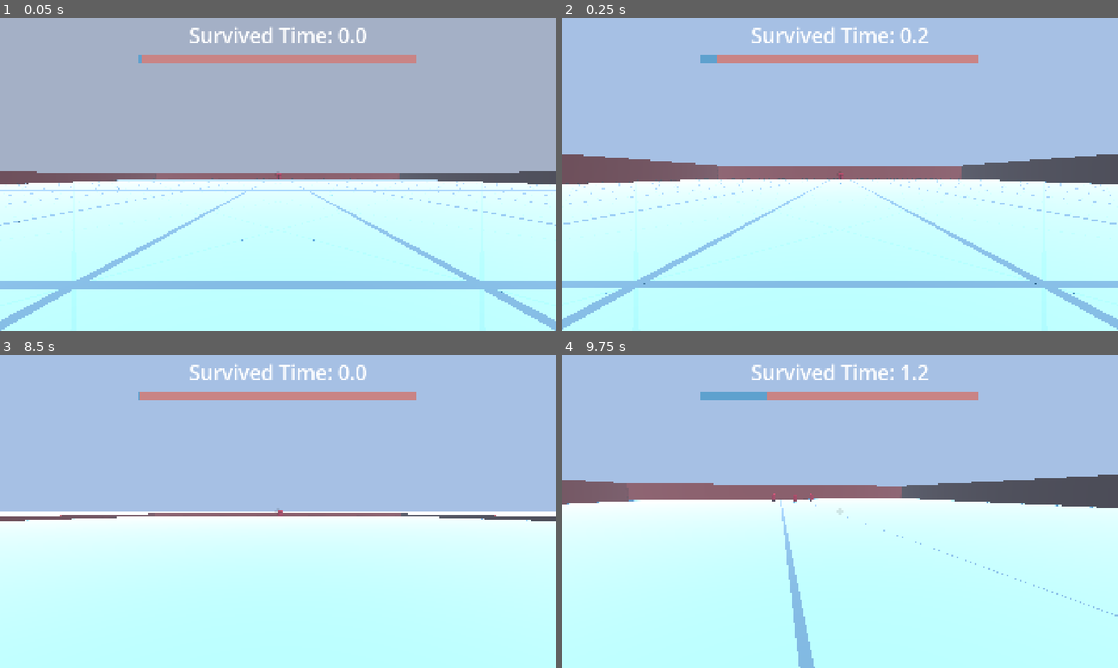
Above: before the commit, frames 1-4 (two rows, left to right).
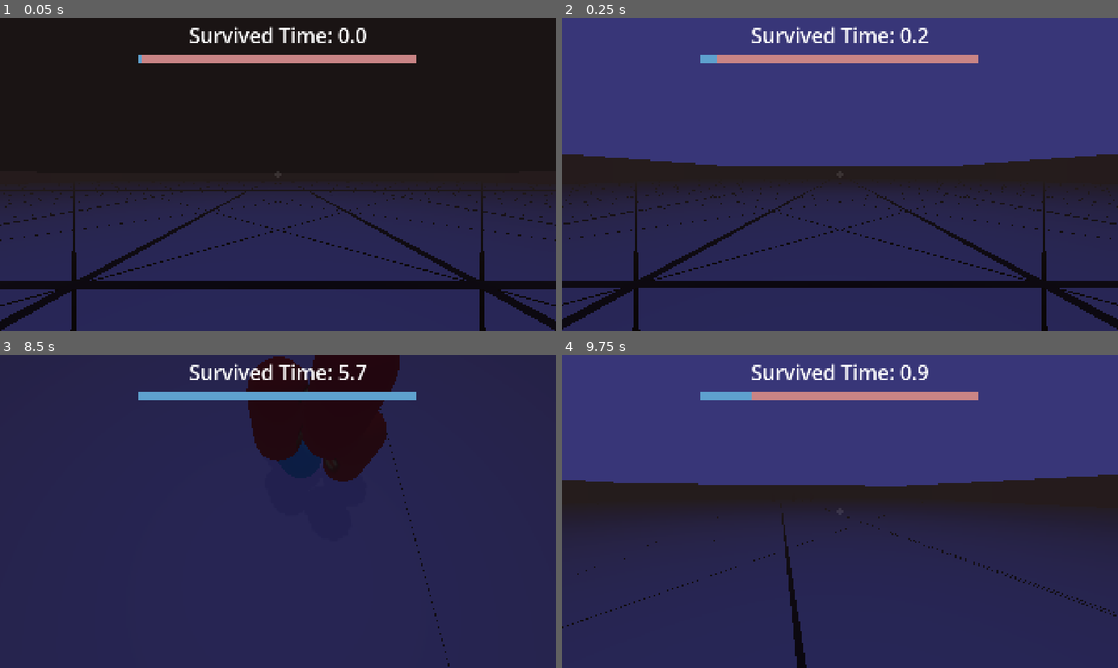
Above: after the commit, the same moments.

Repository: robotmaster/3d_game
Game: Godot game, scene res://scenes/main.tscn
Two runs of this game, one before a commit and one after it. Both use one fixed random seed, a clock stepped at 60 frames per second and the inputs below.
Inputs (mouse positions are in pixels of both pictures, inside the frame that each line leads up to):
- Up to frame 1 (0.05 s): no input
- Up to frame 2 (0.25 s): no input
- Up to frame 3 (8.5 s): move the mouse to (305, 511) at 0.52 s; hold W (forward) 0.53-5.78 s; click (305, 511) at 0.6 s; tap Space at 0.77, 1.52, 3.02, 3.77, 4.52, 6.02, 6.77, 7.52 s; move the mouse to (250, 511) at 1.27 s; tap Shift (sprint) every 1.5 s from 1.35 to 7.35 s; move the mouse to (289, 505) at 2.02 s; click (289, 505) at 2.1 s; move the mouse to (272, 517) at 2.77 s; move the mouse to (316, 514) at 3.52 s; click (316, 514) at 3.6 s; move the mouse to (233, 508) at 4.27 s; move the mouse to (283, 511) at 5.02 s; click (283, 511) at 5.1 s; move the mouse to (255, 505) at 5.77 s; hold D (right) 5.78-6.53 s; move the mouse to (305, 511) at 6.52 s; hold W (forward) from 6.53 s (still down); click (305, 511) at 6.6 s; move the mouse to (250, 511) at 7.27 s; move the mouse to (289, 505) at 8.02 s; click (289, 505) at 8.1 s
- Up to frame 4 (9.75 s): move the mouse to (834, 517) at 8.77 s; release W (forward) at 8.78 s; hold A (left) 8.78-9.53 s; tap Shift (sprint) at 8.85 s; tap Space at 9.02 s; move the mouse to (878, 514) at 9.52 s; hold W (forward) from 9.53 s (still down); click (878, 514) at 9.6 s

The runs differ from the first frame. In frame 1, 98% of the frame differs, in the area x 0-100%, y 0-100%; in frame 2, 98%; in frame 3, 100%; in frame 4, 98%.

Commit message:
added particles for wall highlight

Diff:
--- /dev/null
+++ b/3d-scary/scenes/highlight_line.tscn
@@ -0,0 +1,41 @@
+[gd_scene load_steps=7 format=3 uid="uid://c0t2f4oexnrf0"]
+
+[ext_resource type="Script" uid="uid://cg0rodfp8wigl" path="res://scripts/highlight_line.gd" id="1_iifvh"]
+
+[sub_resource type="PlaneMesh" id="PlaneMesh_xqmw7"]
+
+[sub_resource type="StandardMaterial3D" id="StandardMaterial3D_xqmw7"]
+
+[sub_resource type="StandardMaterial3D" id="StandardMaterial3D_iifvh"]
+transparency = 1
+vertex_color_use_as_albedo = true
+albedo_color = Color(1, 1, 1, 0.19607843)
+
+[sub_resource type="SphereMesh" id="SphereMesh_a74jw"]
+material = SubResource("StandardMaterial3D_iifvh")
+radius = 0.05
+height = 0.1
+
+[sub_resource type="Gradient" id="Gradient_iifvh"]
+colors = PackedColorArray(1, 1, 1, 1, 1, 1, 1, 0)
+
+[node name="HighlightLine" type="Node3D"]
+script = ExtResource("1_iifvh")
+
+[node name="LineMesh" type="MeshInstance3D" parent="."]
+mesh = SubResource("PlaneMesh_xqmw7")
+surface_material_override/0 = SubResource("StandardMaterial3D_xqmw7")
+
+[node name="Particles" type="CPUParticles3D" parent="."]
+transform = Transform3D(1, 0, 0, 0, 1, 0, 0, 0, 1, 0, -0.10777986, 0)
+amount = 100
+lifetime = 0.8
+mesh = SubResource("SphereMesh_a74jw")
+emission_shape = 3
+emission_box_extents = Vector3(1, 0, 1)
+direction = Vector3(0, 1, 0)
+spread = 0.0
+gravity = Vector3(0, 0.5, 0)
+initial_velocity_min = 0.8
+initial_velocity_max = 1.0
+color_ramp = SubResource("Gradient_iifvh")
--- a/3d-scary/scripts/global.gd
+++ b/3d-scary/scripts/global.gd
@@ -19,7 +19,7 @@
 
 
 var settings = {
-	"scary": false
+	"scary": true
 }
 
 func _ready() -> void:
--- /dev/null
+++ b/3d-scary/scripts/highlight_line.gd
@@ -0,0 +1,16 @@
+extends Node3D
+
+@onready var Floor : FloorType = get_node("/root/Main/Floor")
+
+# Called when the node enters the scene tree for the first time.
+func _ready() -> void:
+	$LineMesh.scale = Vector3(Floor.LINE_SIZE / 2, 1, Floor.TILE_SIZE / 2 + Floor.LINE_SIZE / 2)
+	$Particles.emission_box_extents = Vector3(Floor.LINE_SIZE / 2, 0, Floor.TILE_SIZE / 2 + Floor.LINE_SIZE / 2)
+
+func update_valid_placement():
+	$LineMesh.get_surface_override_material(0).albedo_color = Color(0.7, 1, 0.7)
+	$Particles.emitting = true
+
+func update_invalid_placement():
+	$LineMesh.get_surface_override_material(0).albedo_color = Color(1, 0.3, 0.3)
+	$Particles.emitting = false
--- a/3d-scary/scripts/player.gd
+++ b/3d-scary/scripts/player.gd
@@ -20,6 +20,7 @@
 const WALL_SCENE = preload("res://scenes/placeable_wall.tscn")
 const BOUNDARY_WALL_SCENE = preload("res://scenes/set_wall.tscn")
 const MONSTER_SCENE = preload("res://scenes/monster.tscn")
+const HIGHLIGHT_LINE_SCENE = preload("res://scenes/highlight_line.tscn")
 
 var stamina = 0
 
@@ -29,7 +30,7 @@
 
 var camera_pitch = 0.0
 
-var highlight_line : MeshInstance3D = null
+var highlight_line = null
 
 var wall_layout = []
 
@@ -79,13 +80,13 @@
 		#wall_layout[i][Floor.GRID_SIZE - 1].positive_z = true
 
 func initialize_wall_placement_highlight():
-	highlight_line = MeshInstance3D.new()
-	highlight_line.mesh = BoxMesh.new()
-	highlight_line.scale = Vector3(Floor.LINE_SIZE, 0.0001, Floor.TILE_SIZE + Floor.LINE_SIZE)
+	highlight_line = HIGHLIGHT_LINE_SCENE.instantiate()
+	#highlight_line.mesh = BoxMesh.new()
+	#highlight_line.scale = Vector3(Floor.LINE_SIZE, 0.0001, Floor.TILE_SIZE + Floor.LINE_SIZE)
 	get_tree().current_scene.add_child.call_deferred(highlight_line)
 
-	var line_color = StandardMaterial3D.new()
-	highlight_line.set_surface_override_material(0, line_color)
+	#var line_color = StandardMaterial3D.new()
+	#highlight_line.set_surface_override_material(0, line_color)
 
 func place_boundary_walls():
 	#x facing
@@ -230,10 +231,12 @@
 			if monsters[i].pathfind_to_player() == null:
 				valid_placement = false
 		delete_wall_layout(wall_info)
+	else:
+		valid_placement = false
 	if valid_placement:
-		highlight_line.get_surface_override_material(0).albedo_color = Color(0.7, 1, 0.7)
-	else:
-		highlight_line.get_surface_override_material(0).albedo_color = Color(1, 0.3, 0.3)
+		highlight_line.update_valid_placement()
+	else:
+		highlight_line.update_invalid_placement()
 
 func handle_wall_placement(position_and_type_info):
 	var new_wall = null
Not shown, added: 3d-scary/scripts/highlight_line.gd.uid
